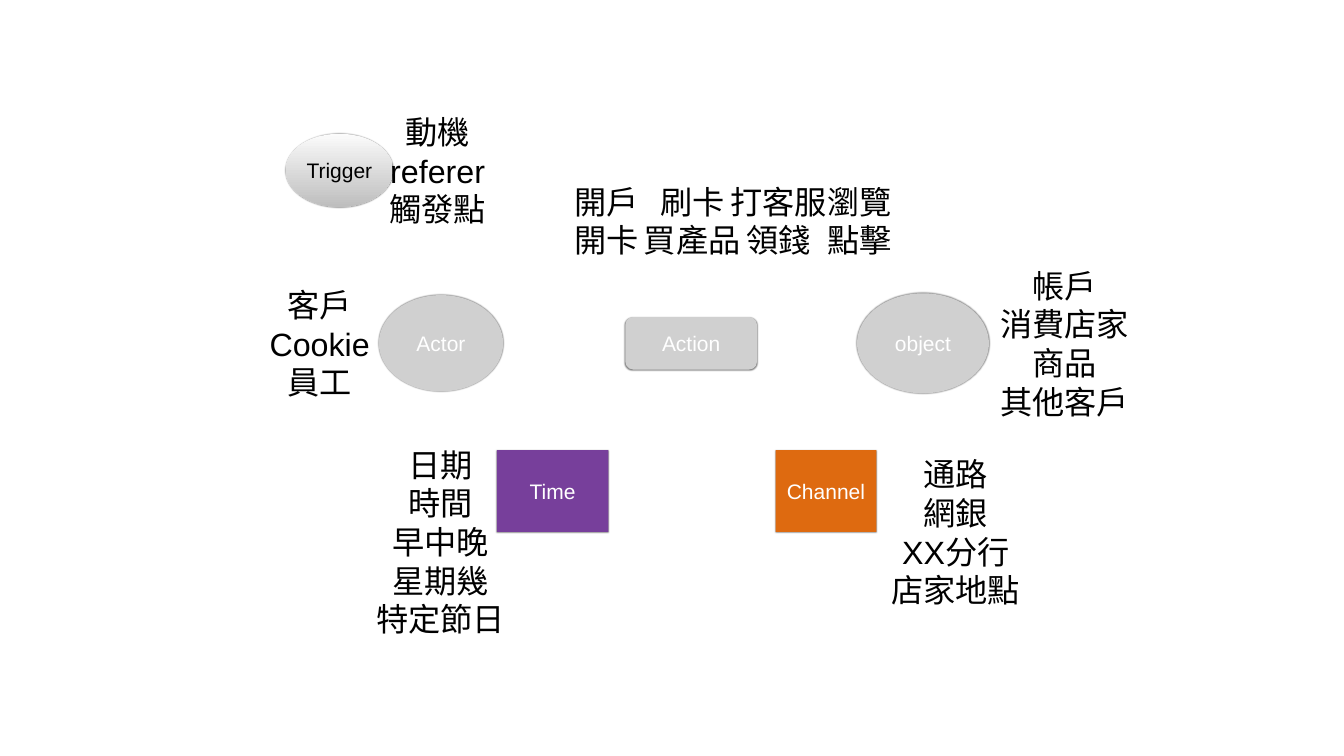
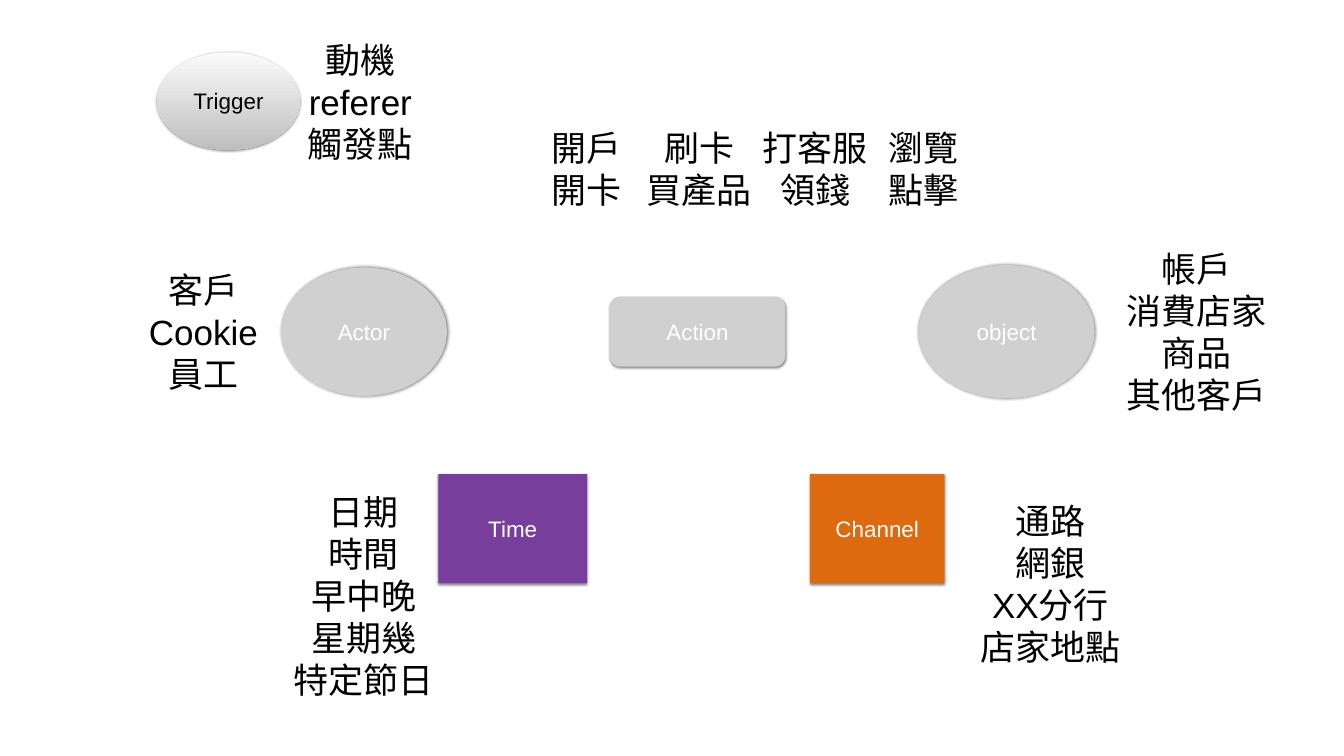
Before and after one commit to cathaylab/sharing, a slide deck: slide 6 of 2016.12.09-Platform/platform.pptx. Drawn at 1344x756 pixels with LibreOffice and Linux fonts; fonts in the diff are those of the drawing; grey boxes stand for pictures. Boxes give left, top, right and bottom in pixels: in the first picture for what was removed or moved away, otherwise in the second. Text is boxed around its words. In the diff, an @@ line names an element or a change of style, - is before the commit and + after.

```diff
--- a/2016.12.09-Platform/platform.pptx
+++ b/2016.12.09-Platform/platform.pptx
@@ size 46 to 50 pt in 9 elements at (x1=647, y1=131, x2=752, y2=206), (x1=551, y1=132, x2=621, y2=206), (x1=763, y1=131, x2=868, y2=206), (x1=149, y1=273, x2=258, y2=390), (x1=1127, y1=252, x2=1267, y2=411), (x1=889, y1=131, x2=959, y2=206), (x1=294, y1=496, x2=434, y2=696), (x1=981, y1=504, x2=1121, y2=663), (x1=308, y1=43, x2=413, y2=160) @@
@@ text "動機" moved from (x1=389, y1=117, x2=486, y2=224) to (x1=308, y1=43, x2=413, y2=160) @@
@@ size 30 to 32 pt; shadow changed in 3 elements at (x1=438, y1=474, x2=587, y2=583), (x1=810, y1=474, x2=944, y2=583), (x1=157, y1=52, x2=300, y2=150) @@
@@ ellipse "Trigger" resized from (x1=286, y1=134, x2=393, y2=207) to (x1=157, y1=52, x2=300, y2=150) @@
@@ text "開戶" moved from (x1=575, y1=187, x2=639, y2=255) to (x1=551, y1=132, x2=621, y2=206) @@
@@ text "刷卡" moved from (x1=644, y1=187, x2=741, y2=255) to (x1=647, y1=131, x2=752, y2=206) @@
@@ text "打客服" moved from (x1=730, y1=187, x2=827, y2=255) to (x1=763, y1=131, x2=868, y2=206) @@
@@ text "瀏覽" moved from (x1=828, y1=187, x2=892, y2=255) to (x1=889, y1=131, x2=959, y2=206) @@
@@ text "帳戶" moved from (x1=1000, y1=271, x2=1129, y2=417) to (x1=1127, y1=252, x2=1267, y2=411) @@
@@ text "客戶" moved from (x1=270, y1=290, x2=370, y2=397) to (x1=149, y1=273, x2=258, y2=390) @@
@@ picture "Actor" resized from (x1=379, y1=295, x2=503, y2=391) to (x1=281, y1=268, x2=447, y2=396) @@
@@ size 30 to 32 pt in 3 elements at (x1=610, y1=297, x2=785, y2=367), (x1=281, y1=268, x2=447, y2=396), (x1=919, y1=265, x2=1095, y2=399) @@
@@ picture "object" resized from (x1=857, y1=293, x2=989, y2=394) to (x1=919, y1=265, x2=1095, y2=399) @@
@@ picture "Action" resized from (x1=625, y1=317, x2=757, y2=369) to (x1=610, y1=297, x2=785, y2=367) @@
@@ text "日期" moved from (x1=376, y1=450, x2=505, y2=634) to (x1=294, y1=496, x2=434, y2=696) @@
@@ rectangle "Time" resized from (x1=497, y1=450, x2=608, y2=532) to (x1=438, y1=474, x2=587, y2=583) @@
@@ rectangle "Channel" resized from (x1=776, y1=450, x2=876, y2=532) to (x1=810, y1=474, x2=944, y2=583) @@
@@ text "通路" moved from (x1=891, y1=459, x2=1020, y2=605) to (x1=981, y1=504, x2=1121, y2=663) @@
```
Also in this commit, not shown: 13 other slides changed, 2 slides added, 1 other file.
